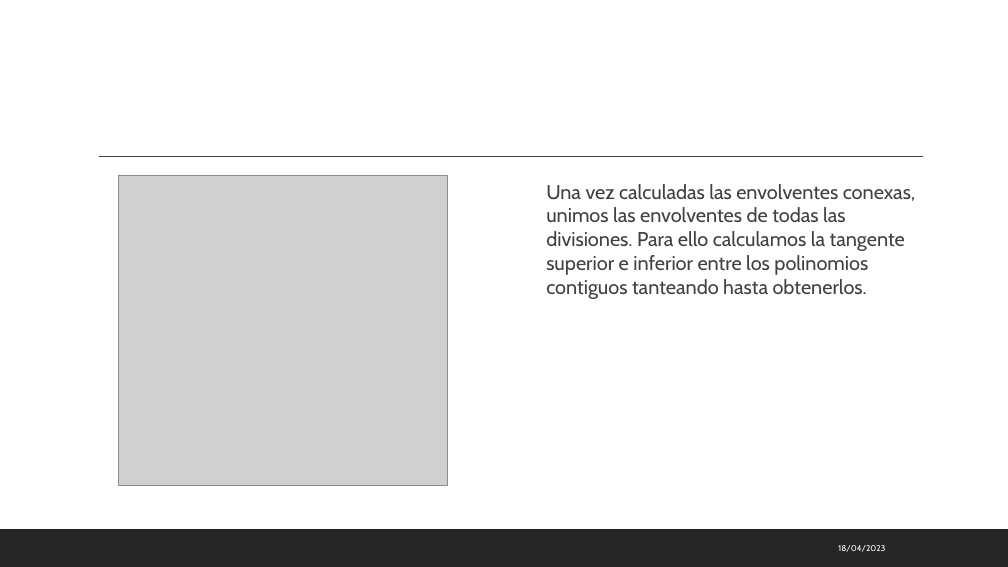
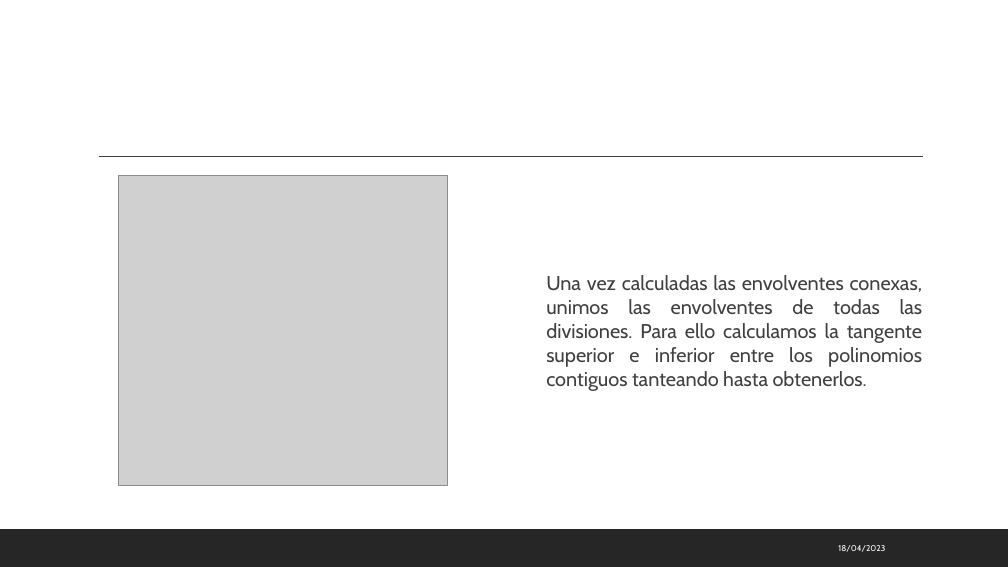
Before and after one commit to MarioLndz/Practica2DyV, a slide deck: slide 26 of PresentaciónPráctica2.pptx (slide 28 before the commit). Drawn at 1008x567 pixels with LibreOffice and Linux fonts; fonts in the diff are those of the drawing; grey boxes stand for pictures. Boxes give left, top, right and bottom in pixels: in the first picture for what was removed or moved away, otherwise in the second. Text is boxed around its words. In the diff, an @@ line names an element or a change of style, - is before the commit and + after.

```diff
--- a/PresentaciónPráctica2.pptx
+++ b/PresentaciónPráctica2.pptx
@@ text "Una vez calculadas las envolventes ..." at [546,275,923,391]: alignment left to justified; vertical alignment top to middle @@
```
Also in this commit, not shown: 8 other slides changed, 1 slide added, 4 slides removed.
